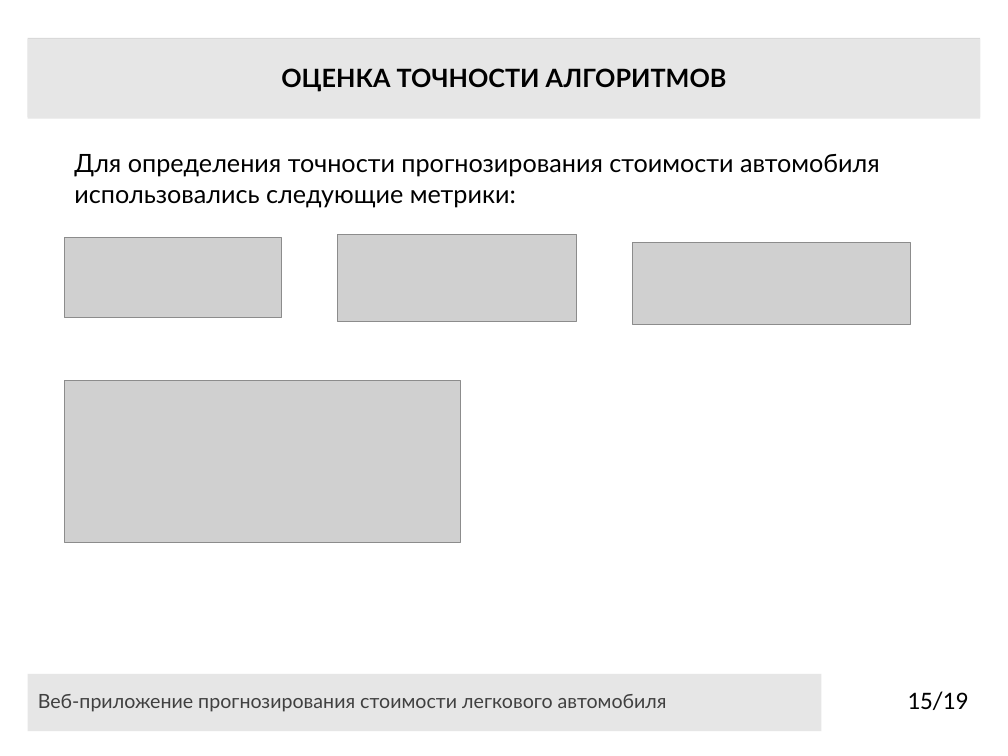
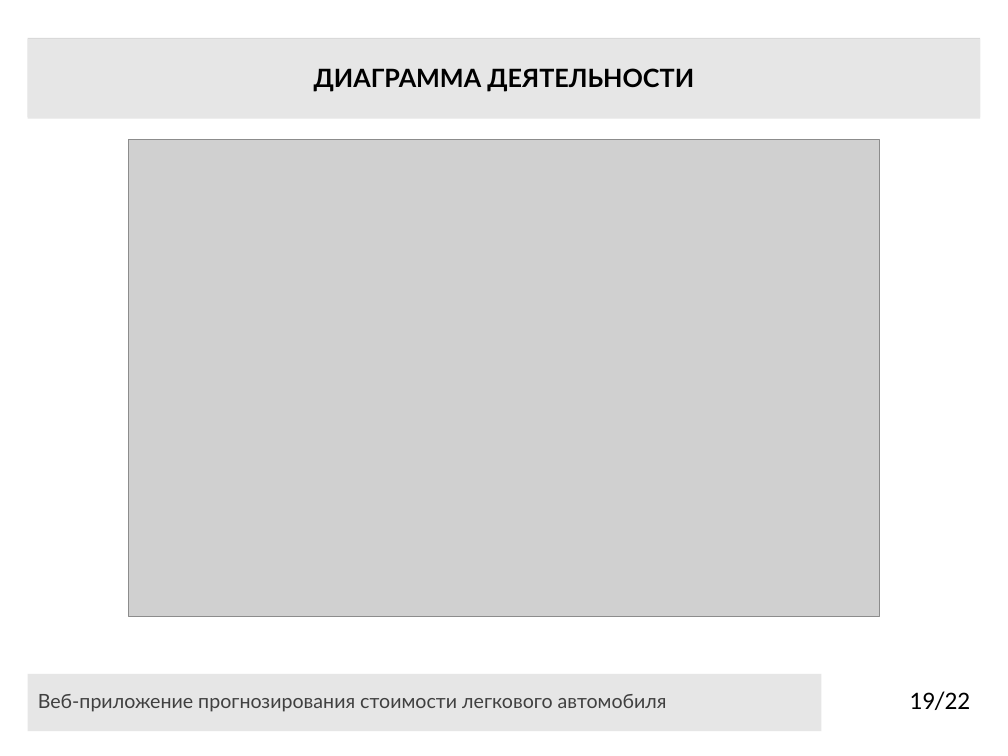
Before and after one commit to CallBan/ssau, a slide deck: slide 19 of 4 курс/2 семестр/ВКР/Презентация_Колбанов_6401.pptx (slide 15 before the commit). Drawn at 1008x756 pixels with LibreOffice and Linux fonts; fonts in the diff are those of the drawing; grey boxes stand for pictures. Boxes give left, top, right and bottom in pixels: in the first picture for what was removed or moved away, otherwise in the second. Text is boxed around its words. In the diff, an @@ line names an element or a change of style, - is before the commit and + after.

```diff
--- a/4 курс/2 семестр/ВКР/Презентация_Колбанов_6401.pptx
+++ b/4 курс/2 семестр/ВКР/Презентация_Колбанов_6401.pptx
@@ title at (314, 68, 694, 91): text changed @@
-ОЦЕНКА ТОЧНОСТИ АЛГОРИТМОВ
+ДИАГРАММА ДЕЯТЕЛЬНОСТИ
@@ picture added at (129, 139, 880, 617) @@
@@ text removed at (74, 154, 880, 207) @@
-Для определения точности прогнозирования стоимости автомобиля использовались следующие метрики:
@@ picture removed at (65, 238, 282, 318) @@
@@ picture removed at (338, 234, 578, 321) @@
@@ picture removed at (632, 243, 910, 325) @@
@@ picture removed at (65, 380, 461, 541) @@
@@ page number at (909, 691, 970, 710): text changed @@
-15/19
+19/22
```
Also in this commit, not shown: 8 other slides changed, 4 slides added, 1 slide removed, 5 other files.
